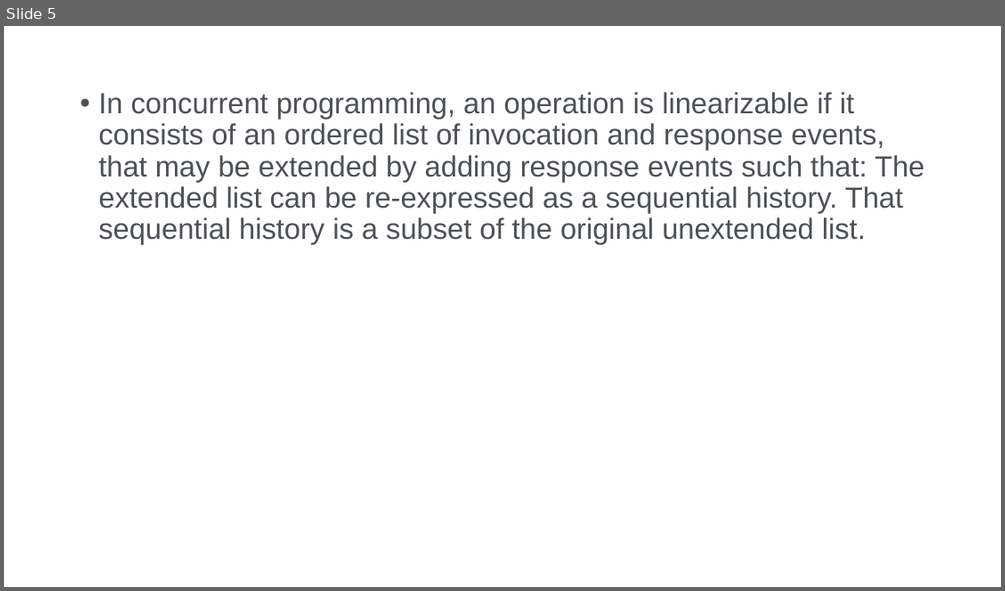
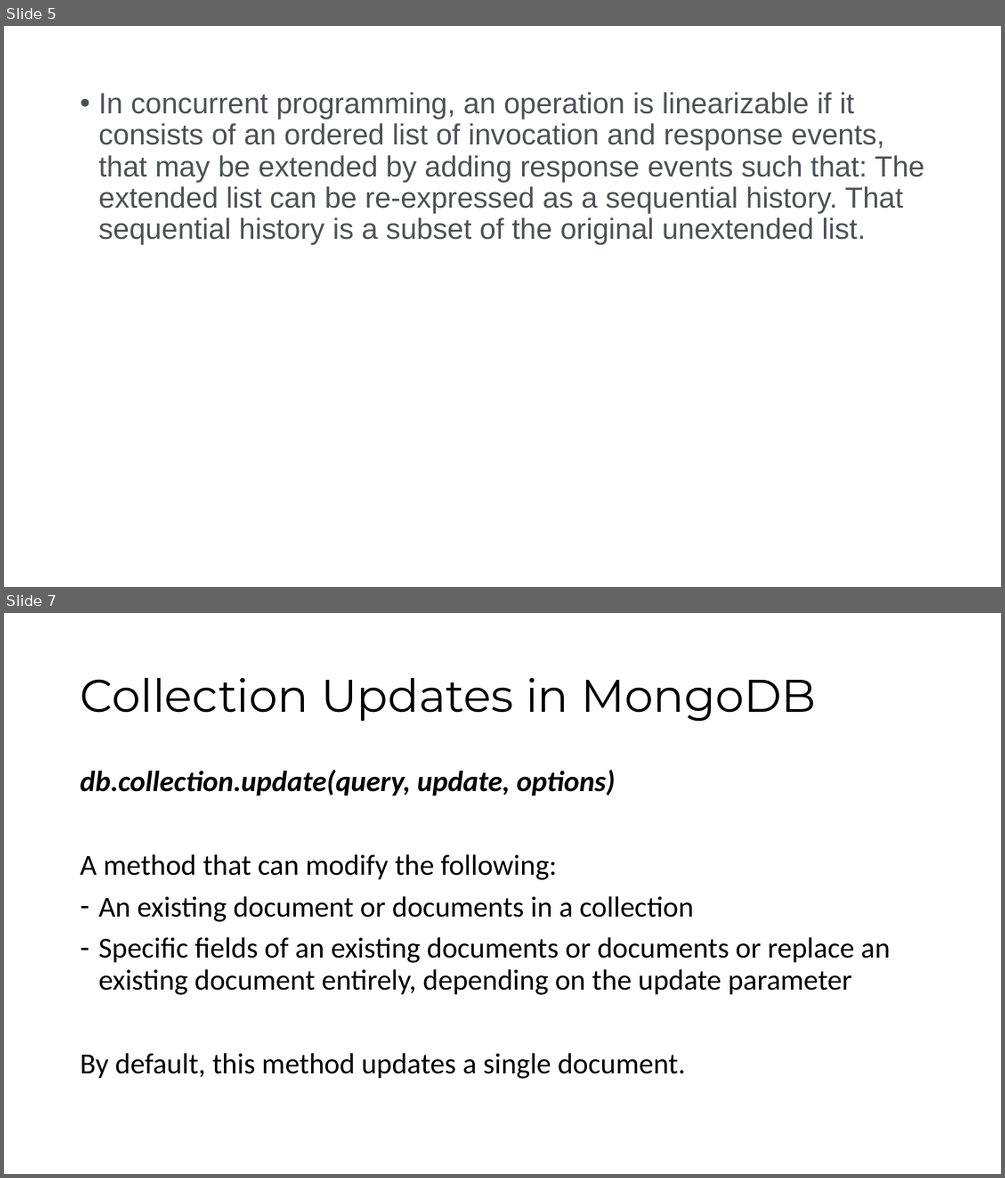
Before and after one commit to astorytraveler/astorytraveler.github.io, a slide deck: wwr/images/WEEK9.pptx. Shown one above the other, each under a label of ours: slide 5 before the commit, slides 5 and 7 after it; the slides between them are not shown. The pictures are 1005x591 and 1005x1178 pixels, drawn with LibreOffice and Linux fonts; fonts in the diff are those of the drawing. Boxes give left, top, right and bottom in pixels: in the first picture for what was removed or moved away, otherwise in the second. Text is boxed around its words. In the diff, an @@ line names an element or a change of style, - is before the commit and + after.

```diff
--- a/wwr/images/WEEK9.pptx
+++ b/wwr/images/WEEK9.pptx
@@ slide 7 added at [4, 613, 1001, 1174], background #FFFFFF @@
@@ title added at [80, 678, 816, 722], 44 pt, text #000000 @@
+Collection Updates in MongoDB
@@ text added at [80, 770, 890, 1078], 28 pt, text #000000 @@
+db.collection.update(query, update, options)
+A method that can modify the following:
+– An existing document or documents in a collection
+– Specific fields of an existing documents or documents or replace an existing document entirely, depending on the update parameter
+By default, this method updates a single document.
```
Also in this commit, not shown: 1 slide changed, 2 other slides added, 1 slide removed, 8 other files.
